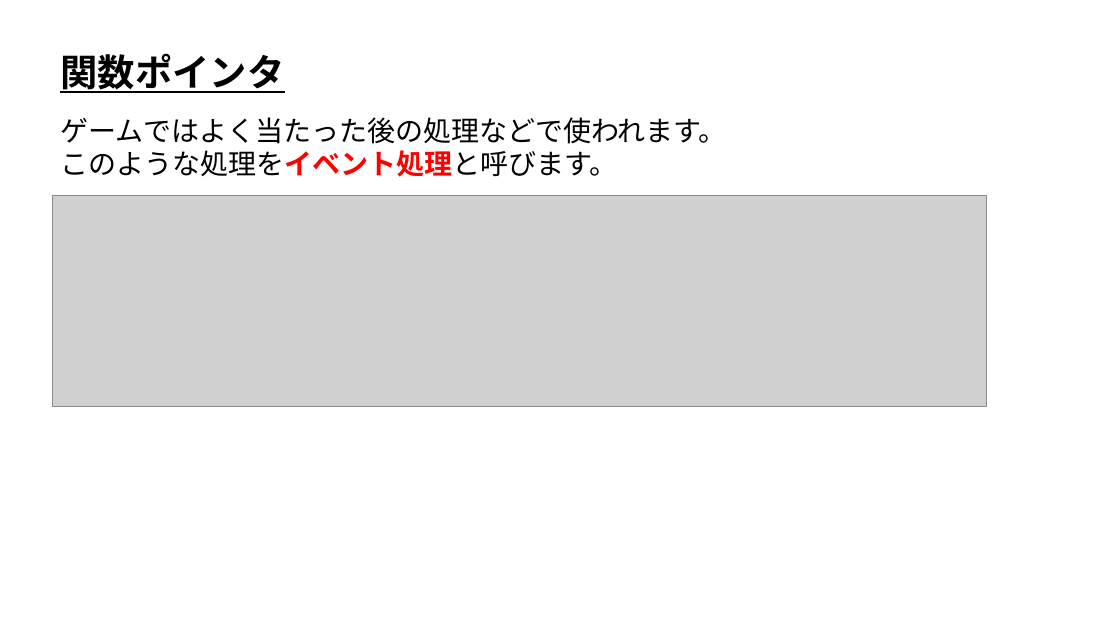
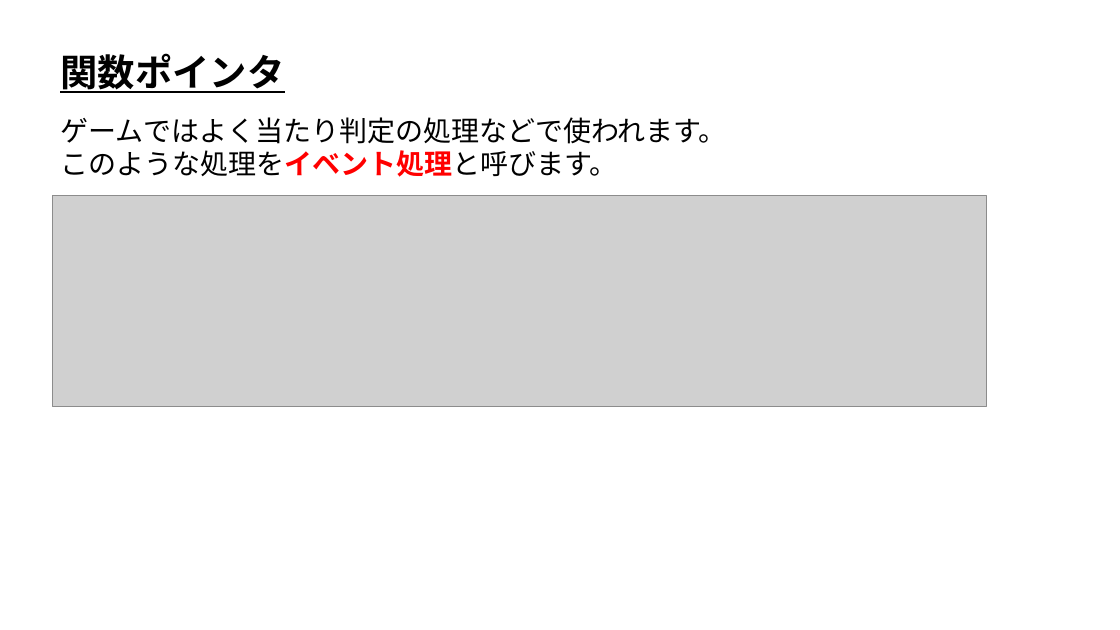
Before and after one commit to ArakiYusuke-Ohara/Textbook, a slide deck: slide 14 of ゲーム科1年/00_前期/プログラミングⅡ/17_関数ポインタ.pptx. Drawn at 1120x630 pixels with LibreOffice and Linux fonts; fonts in the diff are those of the drawing; grey boxes stand for pictures. Boxes give left, top, right and bottom in pixels: in the first picture for what was removed or moved away, otherwise in the second. Text is boxed around its words. In the diff, an @@ line names an element or a change of style, - is before the commit and + after.

```diff
--- a/ゲーム科1年/00_前期/プログラミングⅡ/17_関数ポインタ.pptx
+++ b/ゲーム科1年/00_前期/プログラミングⅡ/17_関数ポインタ.pptx
@@ text at (x1=60, y1=117, x2=726, y2=144): text changed @@
-ゲームではよく当たった後の処理などで使われます。
+ゲームではよく当たり判定の処理などで使われます。
```
Also in this commit, not shown: 1 other slide changed, 3 other files.
